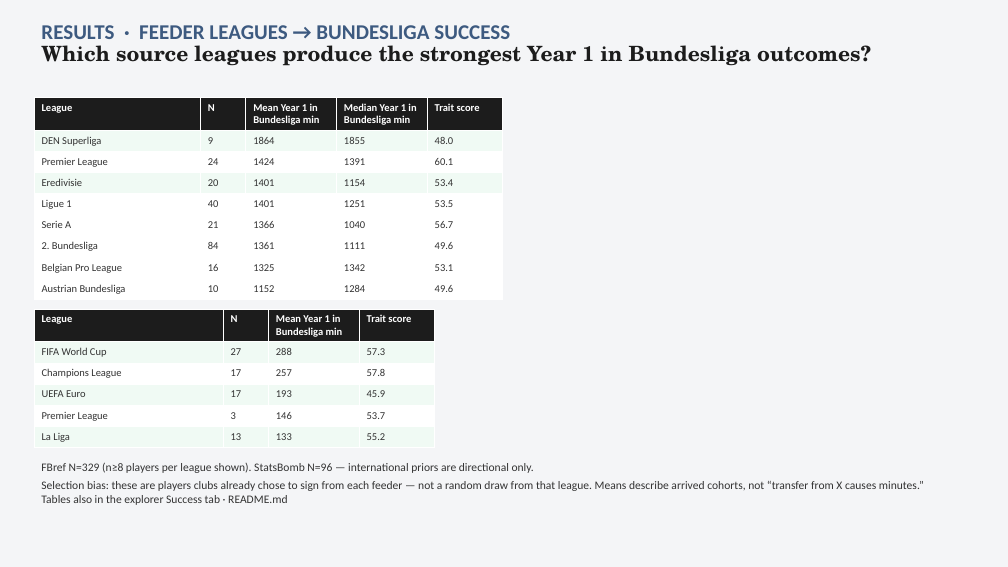
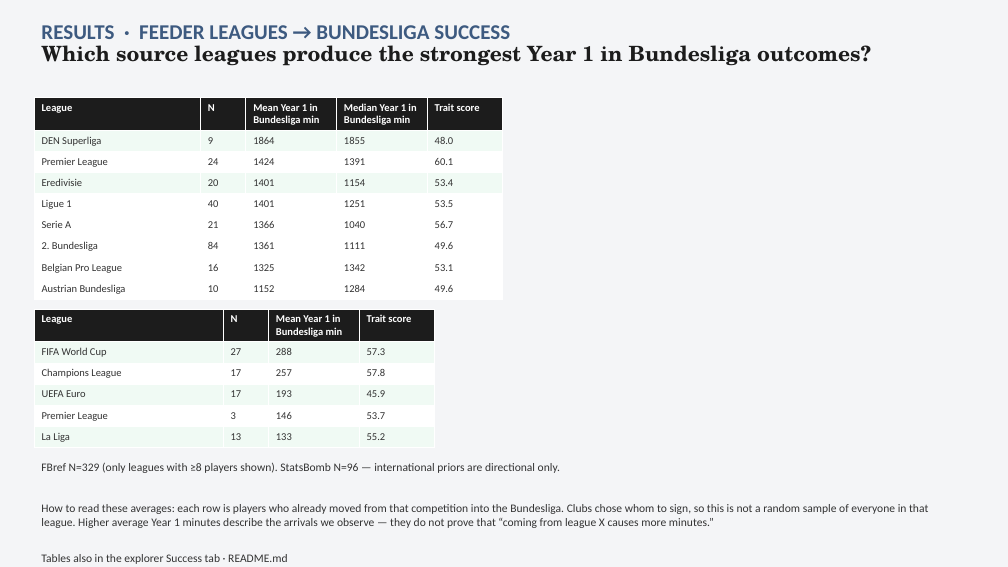
Before and after one commit to colbymorris08/bundesliga-transfer-traits, a slide deck: slide 16 of bundesliga_transfer_traits.pptx. Drawn at 1008x567 pixels with LibreOffice and Linux fonts; fonts in the diff are those of the drawing. Boxes give left, top, right and bottom in pixels: in the first picture for what was removed or moved away, otherwise in the second. Text is boxed around its words. In the diff, an @@ line names an element or a change of style, - is before the commit and + after.

```diff
--- a/bundesliga_transfer_traits.pptx
+++ b/bundesliga_transfer_traits.pptx
@@ text at [41,463,928,528]: text changed @@
-FBref N=329 (n≥8 players per league shown). StatsBomb N=96 — international priors are directional only.
-Selection bias: these are players clubs already chose to sign from each feeder — not a random draw from that league. Means describe arrived cohorts, not “transfer from X causes minutes.”
+FBref N=329 (only leagues with ≥8 players shown). StatsBomb N=96 — international priors are directional only.
+How to read these averages: each row is players who already moved from that competition into the Bundesliga. Clubs chose whom to sign, so this is not a random sample of everyone in that league. Higher average Year 1 minutes describe the arrivals we observe — they do not prove that “coming from league X causes more minutes.”
```
Also in this commit, not shown: 7 other slides changed.
